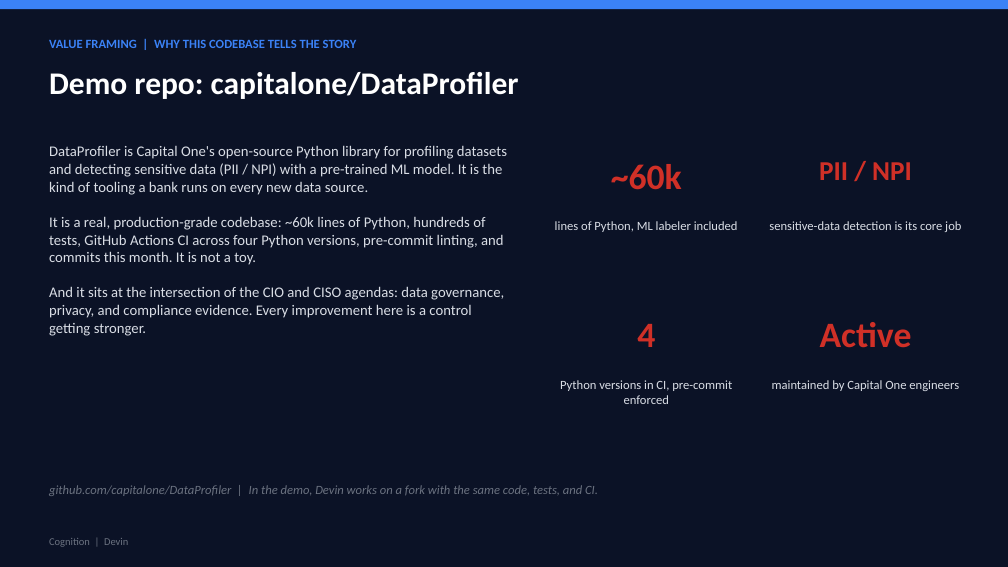
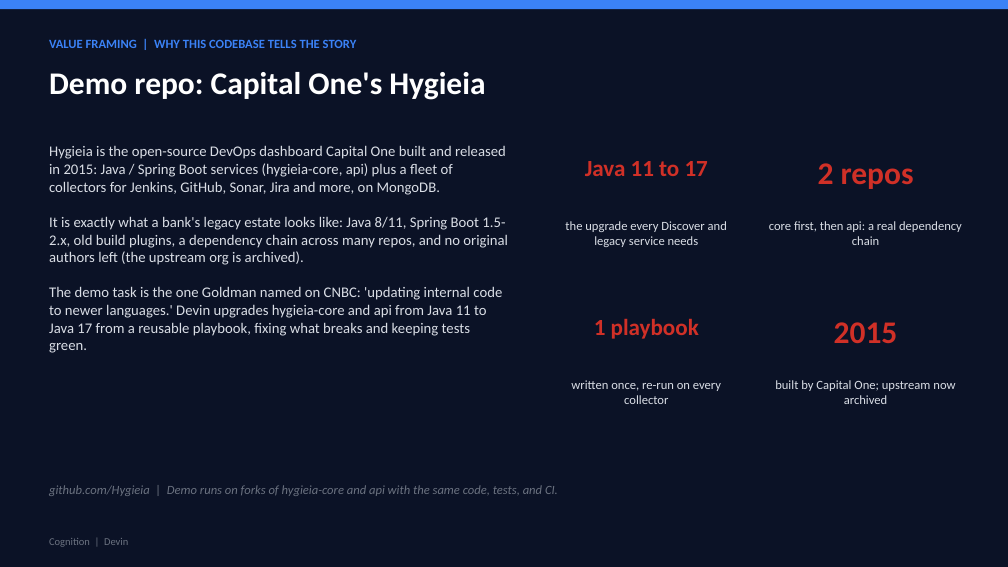
Before and after one commit to robertsljoseph-crypto/Devin-practice, a slide deck: slide 10 of pitch/Cognition_Devin_CapitalOne_Deck.pptx. Drawn at 1008x567 pixels with LibreOffice and Linux fonts; fonts in the diff are those of the drawing. Boxes give left, top, right and bottom in pixels: in the first picture for what was removed or moved away, otherwise in the second. Text is boxed around its words. In the diff, an @@ line names an element or a change of style, - is before the commit and + after.

```diff
--- a/pitch/Cognition_Devin_CapitalOne_Deck.pptx
+++ b/pitch/Cognition_Devin_CapitalOne_Deck.pptx
@@ text at (49, 72, 485, 100): text changed @@
-Demo repo: capitalone/DataProfiler
+Demo repo: Capital One's Hygieia
@@ text at (49, 145, 508, 353): text changed @@
-DataProfiler is Capital One's open-source Python library for profiling datasets and detecting sensitive data (PII / NPI) with a pre-trained ML model. It is the kind of tooling a bank runs on every new data source.
-It is a real, production-grade codebase: ~60k lines of Python, hundreds of tests, GitHub Actions CI across four Python versions, pre-commit linting, and commits this month. It is not a toy.
-And it sits at the intersection of the CIO and CISO agendas: data governance, privacy, and compliance evidence. Every improvement here is a control getting stronger.
+Hygieia is the open-source DevOps dashboard Capital One built and released in 2015: Java / Spring Boot services (hygieia-core, api) plus a fleet of collectors for Jenkins, GitHub, Sonar, Jira and more, on MongoDB.
+It is exactly what a bank's legacy estate looks like: Java 8/11, Spring Boot 1.5-2.x, old build plugins, a dependency chain across many repos, and no original authors left (the upstream org is archived).
+The demo task is the one Goldman named on CNBC: 'updating internal code to newer languages.' Devin upgrades hygieia-core and api from Java 11 to Java 17 from a reusable playbook, fixing what breaks and keeping tests green.
@@ text at (585, 161, 708, 176): text changed; size 34 to 22 pt @@
-~60k
+Java 11 to 17
@@ text at (818, 163, 914, 189): text changed; size 26 to 30 pt @@
-PII / NPI
+2 repos
@@ text at (565, 221, 727, 247): text changed @@
-lines of Python, ML labeler included
+the upgrade every Discover and legacy service needs
@@ text at (769, 221, 962, 245): text changed @@
-sensitive-data detection is its core job
+core first, then api: a real dependency chain
@@ text at (594, 319, 699, 339): text changed; size 34 to 22 pt @@
-4
+1 playbook
@@ text at (834, 322, 898, 343): text changed; size 34 to 30 pt @@
-Active
+2015
@@ text at (571, 380, 721, 404): text changed @@
-Python versions in CI, pre-commit enforced
+written once, re-run on every collector
@@ text at (775, 380, 955, 404): text changed @@
-maintained by Capital One engineers
+built by Capital One; upstream now archived
@@ text at (49, 485, 558, 496): text changed @@
-github.com/capitalone/DataProfiler | In the demo, Devin works on a fork with the same code, tests, and CI.
+github.com/Hygieia | Demo runs on forks of hygieia-core and api with the same code, tests, and CI.
```
Also in this commit, not shown: 2 other slides changed, 4 other files.
